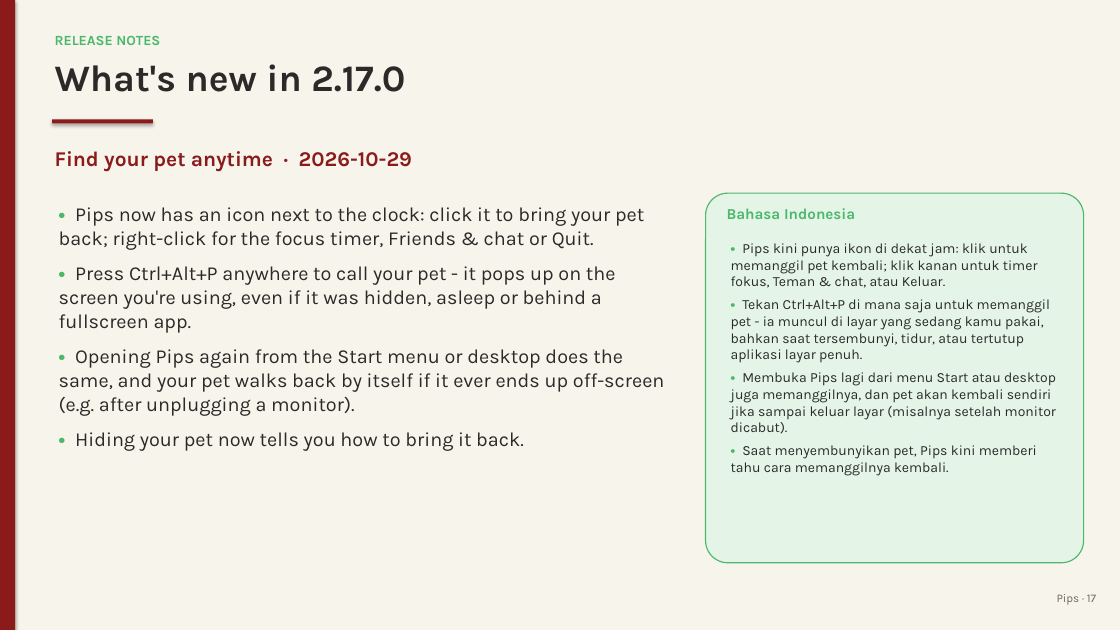
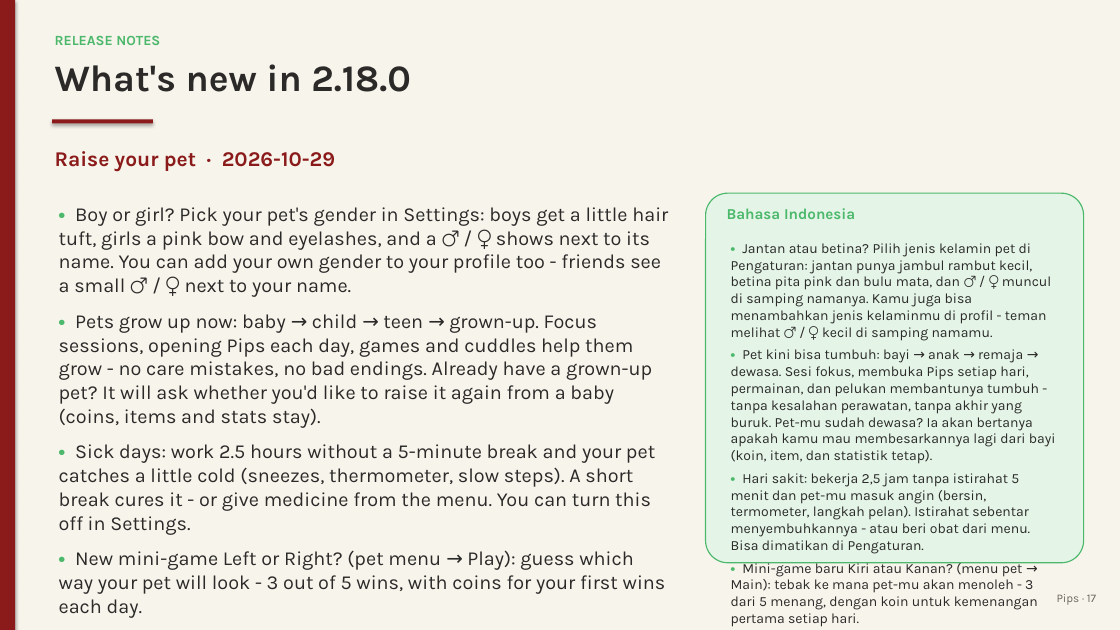
Before and after one commit to juw12/projects, a slide deck: slide 17 of apps/pips/web/download/Pips-Guide.pptx. Drawn at 1120x630 pixels with LibreOffice and Linux fonts; fonts in the diff are those of the drawing. Boxes give left, top, right and bottom in pixels: in the first picture for what was removed or moved away, otherwise in the second. Text is boxed around its words. In the diff, an @@ line names an element or a change of style, - is before the commit and + after.

Commit message:
pips 2.18.0: Raise your pet

```diff
--- a/apps/pips/web/download/Pips-Guide.pptx
+++ b/apps/pips/web/download/Pips-Guide.pptx
@@ text at [55,64,411,92]: text changed @@
-What's new in 2.17.0
+What's new in 2.18.0
@@ text at [55,151,335,172]: text changed @@
-Find your pet anytime · 2026-10-29
+Raise your pet · 2026-10-29
@@ text at [59,207,668,589]: text changed @@
-• Pips now has an icon next to the clock: click it to bring your pet back; right-click for the focus timer, Friends & chat or Quit.
-• Press Ctrl+Alt+P anywhere to call your pet - it pops up on the screen you're using, even if it was hidden, asleep or behind a fullscreen app.
-• Opening Pips again from the Start menu or desktop does the same, and your pet walks back by itself if it ever ends up off-screen (e.g. after unplugging a monitor).
-• Hiding your pet now tells you how to bring it back.
+• Boy or girl? Pick your pet's gender in Settings: boys get a little hair tuft, girls a pink bow and eyelashes, and a ♂ / ♀ shows next to its name. You can add your own gender to your profile too - friends see a small ♂ / ♀ next to your name.
+• Pets grow up now: baby → child → teen → grown-up. Focus sessions, opening Pips each day, games and cuddles help them grow - no care mistakes, no bad endings. Already have a grown-up pet? It will ask whether you'd like to raise it again from a baby (coins, items and stats stay).
+• Sick days: work 2.5 hours without a 5-minute break and your pet catches a little cold (sneezes, thermometer, slow steps). A short break cures it - or give medicine from the menu. You can turn this off in Settings.
+• New mini-game Left or Right? (pet menu → Play): guess which way your pet will look - 3 out of 5 wins, with coins for your first wins each day.
@@ text at [731,243,1056,627]: text changed @@
-• Pips kini punya ikon di dekat jam: klik untuk memanggil pet kembali; klik kanan untuk timer fokus, Teman & chat, atau Keluar.
-• Tekan Ctrl+Alt+P di mana saja untuk memanggil pet - ia muncul di layar yang sedang kamu pakai, bahkan saat tersembunyi, tidur, atau tertutup aplikasi layar penuh.
-• Membuka Pips lagi dari menu Start atau desktop juga memanggilnya, dan pet akan kembali sendiri jika sampai keluar layar (misalnya setelah monitor dicabut).
-• Saat menyembunyikan pet, Pips kini memberi tahu cara memanggilnya kembali.
+• Jantan atau betina? Pilih jenis kelamin pet di Pengaturan: jantan punya jambul rambut kecil, betina pita pink dan bulu mata, dan ♂ / ♀ muncul di samping namanya. Kamu juga bisa menambahkan jenis kelaminmu di profil - teman melihat ♂ / ♀ kecil di samping namamu.
+• Pet kini bisa tumbuh: bayi → anak → remaja → dewasa. Sesi fokus, membuka Pips setiap hari, permainan, dan pelukan membantunya tumbuh - tanpa kesalahan perawatan, tanpa akhir yang buruk. Pet-mu sudah dewasa? Ia akan bertanya apakah kamu mau membesarkannya lagi dari bayi (koin, item, dan statistik tetap).
+• Hari sakit: bekerja 2,5 jam tanpa istirahat 5 menit dan pet-mu masuk angin (bersin, termometer, langkah pelan). Istirahat sebentar menyembuhkannya - atau beri obat dari menu. Bisa dimatikan di Pengaturan.
+• Mini-game baru Kiri atau Kanan? (menu pet → Main): tebak ke mana pet-mu akan menoleh - 3 dari 5 menang, dengan koin untuk kemenangan pertama setiap hari.
```
Also in this commit, not shown: 3 other slides changed, 16 other files.
